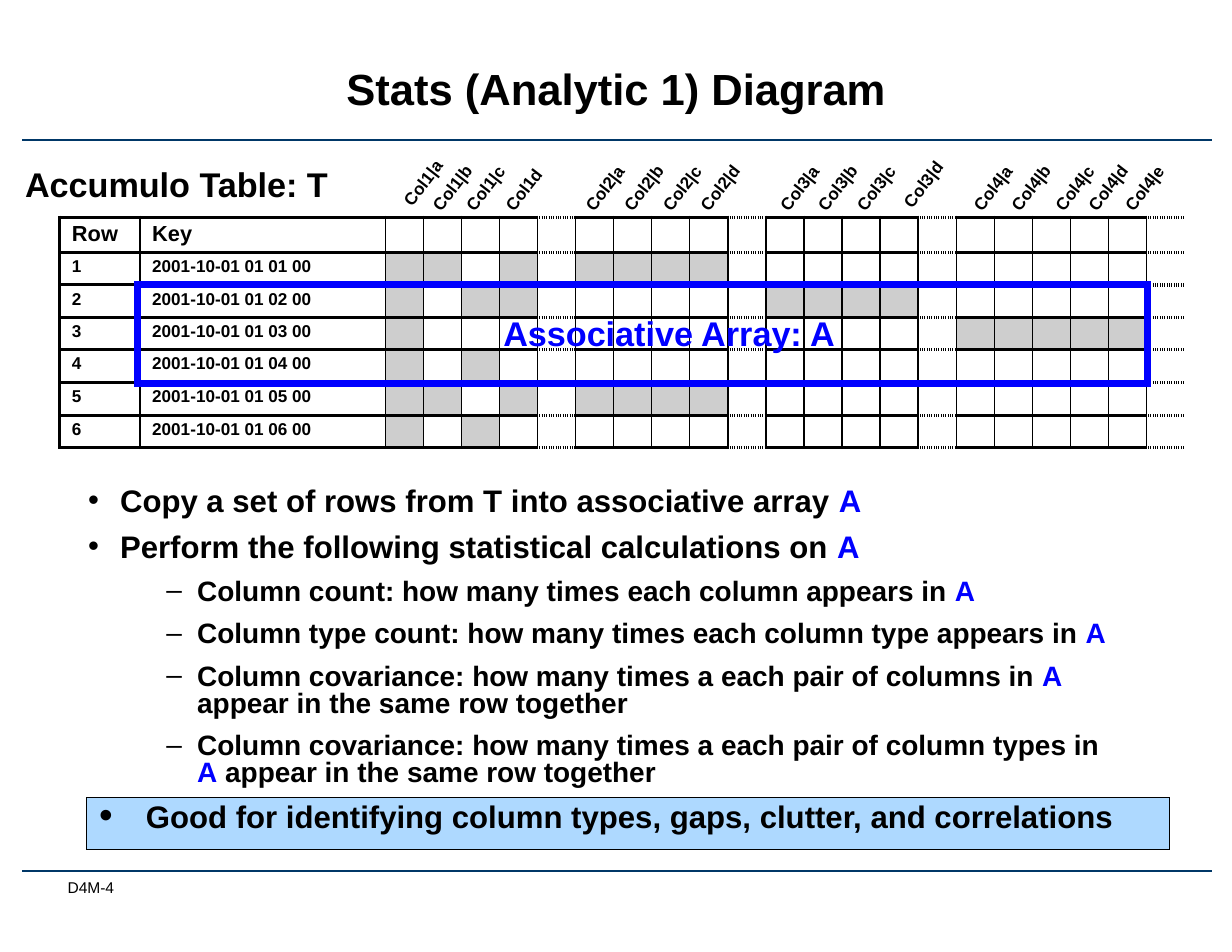
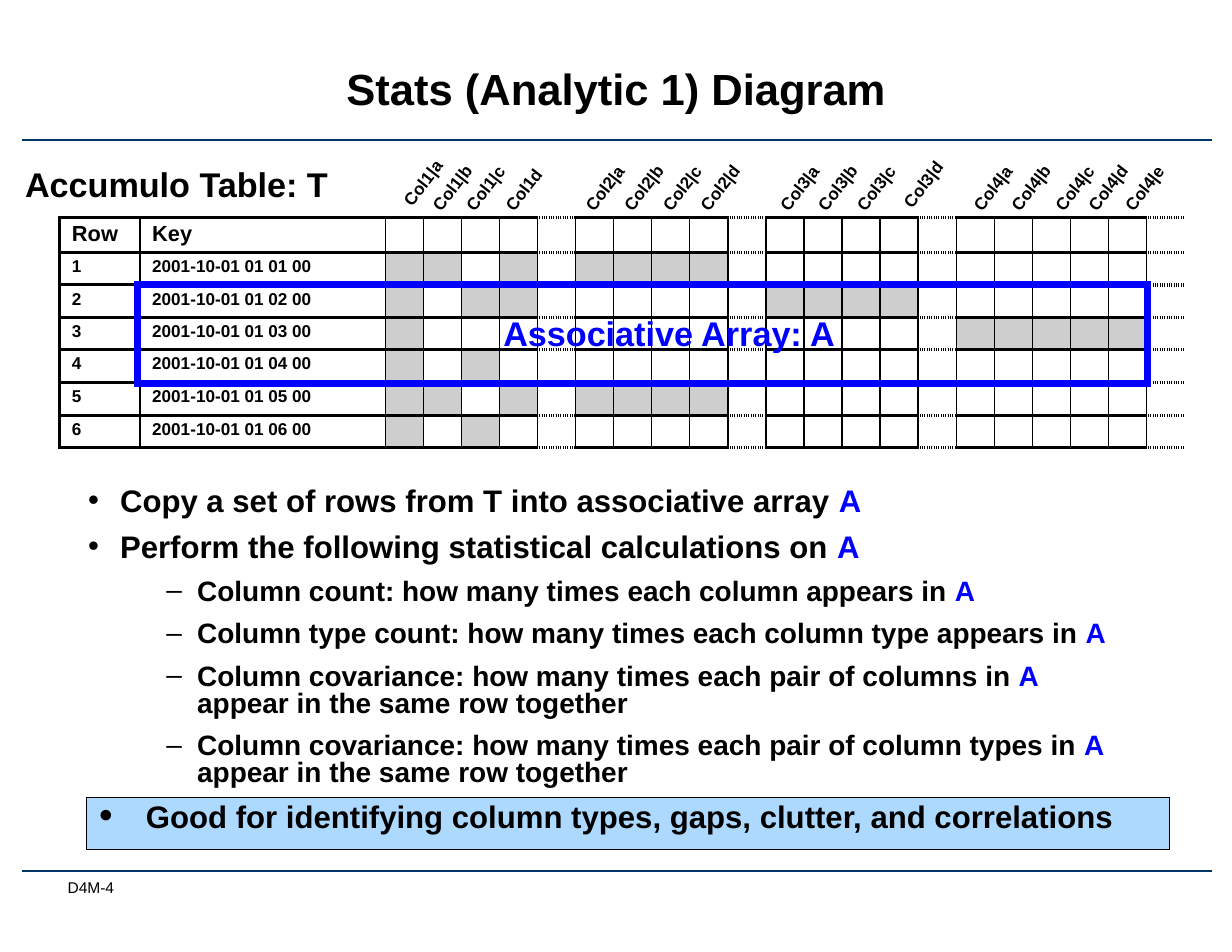
Before and after one commit to Accla/d4m, a slide deck: slide 4 of docs/Lec04-StructuredData.pptx. Drawn at 1232x952 pixels with LibreOffice and Linux fonts; fonts in the diff are those of the drawing; background and template pictures are left out. Boxes give left, top, right and bottom in pixels: in the first picture for what was removed or moved away, otherwise in the second. Text is boxed around its words. In the diff, an @@ line names an element or a change of style, - is before the commit and + after.

Commit message:
fixed some typos

```diff
--- a/docs/Lec04-StructuredData.pptx
+++ b/docs/Lec04-StructuredData.pptx
@@ text at [197,665,1104,787]: text changed @@
-  – Column covariance: how many times a each pair of columns in A appear in the same row together
-  – Column covariance: how many times a each pair of column types in A appear in the same row together
+  – Column covariance: how many times each pair of columns in A appear in the same row together
+  – Column covariance: how many times each pair of column types in A appear in the same row together
```
Also in this commit, not shown: 1 other slide changed.
